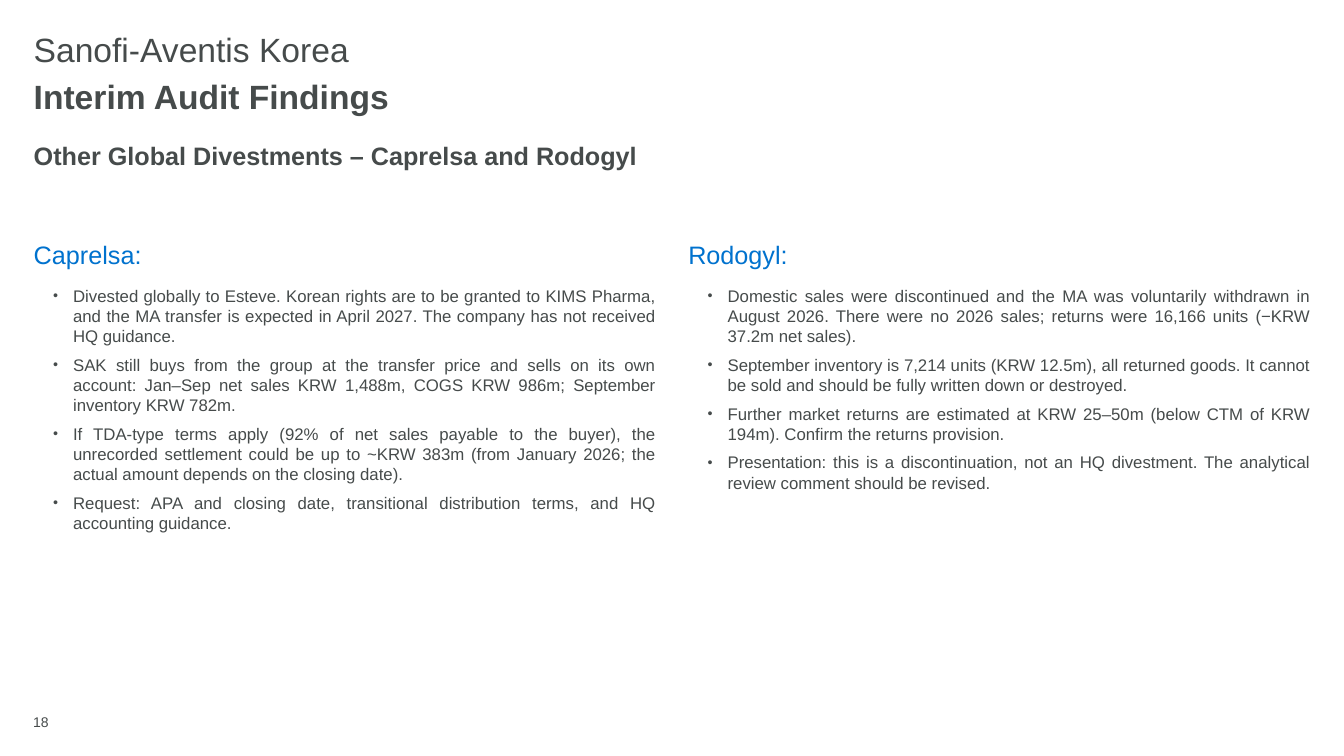
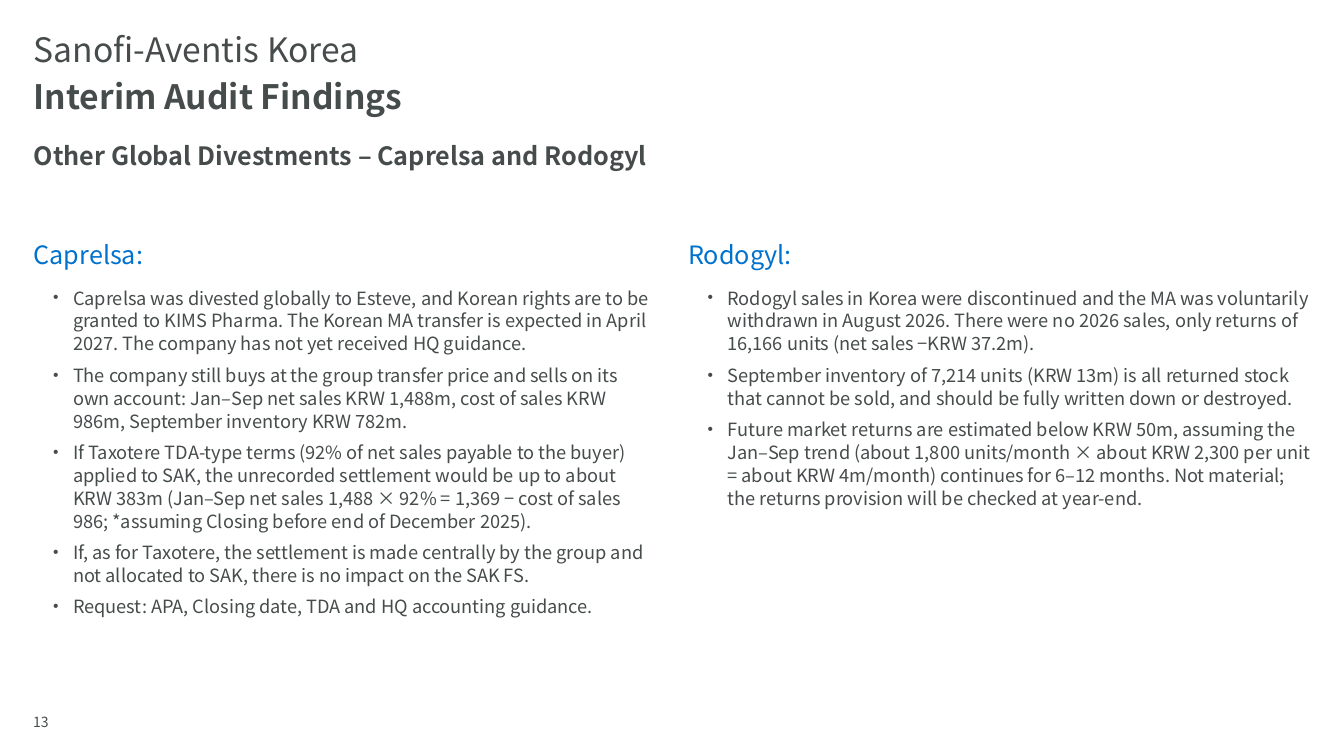
Before and after one commit to hansesle-maker/code, a slide deck: slide 13 of deliverables/SAK_FY2026_Interim_Closing_EN.pptx (slide 18 before the commit). Drawn at 1344x756 pixels with LibreOffice and Linux fonts; fonts in the diff are those of the drawing; background and template pictures are left out. Boxes give left, top, right and bottom in pixels: in the first picture for what was removed or moved away, otherwise in the second. Text is boxed around its words. In the diff, an @@ line names an element or a change of style, - is before the commit and + after.

```diff
--- a/deliverables/SAK_FY2026_Interim_Closing_EN.pptx
+++ b/deliverables/SAK_FY2026_Interim_Closing_EN.pptx
@@ font Arial to Noto Sans CJK KR in 5 elements at bbox=[34, 35, 358, 63], bbox=[34, 82, 403, 117], bbox=[34, 244, 143, 270], bbox=[688, 244, 792, 271], bbox=[34, 144, 646, 171] @@
@@ text at bbox=[73, 290, 649, 618]: text changed; size 12 to 13 pt; font Arial to Noto Sans CJK KR @@
-  • Divested globally to Esteve. Korean rights are to be granted to KIMS Pharma, and the MA transfer is expected in April 2027. The company has not received HQ guidance.
-  • SAK still buys from the group at the transfer price and sells on its own account: Jan–Sep net sales KRW 1,488m, COGS KRW 986m; September inventory KRW 782m.
-  • If TDA-type terms apply (92% of net sales payable to the buyer), the unrecorded settlement could be up to ~KRW 383m (from January 2026; the actual amount depends on the closing date).
-  • Request: APA and closing date, transitional distribution terms, and HQ accounting guidance.
+  • Caprelsa was divested globally to Esteve, and Korean rights are to be granted to KIMS Pharma. The Korean MA transfer is expected in April 2027. The company has not yet received HQ guidance.
+  • The company still buys at the group transfer price and sells on its own account: Jan–Sep net sales KRW 1,488m, cost of sales KRW 986m, September inventory KRW 782m.
+  • If Taxotere TDA-type terms (92% of net sales payable to the buyer) applied to SAK, the unrecorded settlement would be up to about KRW 383m (Jan–Sep net sales 1,488 × 92% = 1,369 − cost of sales 986; *assuming Closing before end of December 2025).
+  • If, as for Taxotere, the settlement is made centrally by the group and not allocated to SAK, there is no impact on the SAK FS.
+  • Request: APA, Closing date, TDA and HQ accounting guidance.
@@ text at bbox=[728, 290, 1310, 509]: text changed; size 12 to 13 pt; font Arial to Noto Sans CJK KR @@
-  • Domestic sales were discontinued and the MA was voluntarily withdrawn in August 2026. There were no 2026 sales; returns were 16,166 units (−KRW 37.2m net sales).
-  • September inventory is 7,214 units (KRW 12.5m), all returned goods. It cannot be sold and should be fully written down or destroyed.
-  • Further market returns are estimated at KRW 25–50m (below CTM of KRW 194m). Confirm the returns provision.
-  • Presentation: this is a discontinuation, not an HQ divestment. The analytical review comment should be revised.
+  • Rodogyl sales in Korea were discontinued and the MA was voluntarily withdrawn in August 2026. There were no 2026 sales, only returns of 16,166 units (net sales −KRW 37.2m).
+  • September inventory of 7,214 units (KRW 13m) is all returned stock that cannot be sold, and should be fully written down or destroyed.
+  • Future market returns are estimated below KRW 50m, assuming the Jan–Sep trend (about 1,800 units/month × about KRW 2,300 per unit = about KRW 4m/month) continues for 6–12 months. Not material; the returns provision will be checked at year-end.
@@ page number at bbox=[33, 716, 49, 727]: text changed; font Arial to Noto Sans CJK KR @@
-18
+13
```
Also in this commit, not shown: 15 other slides changed, 10 slides removed, 1 other file.
